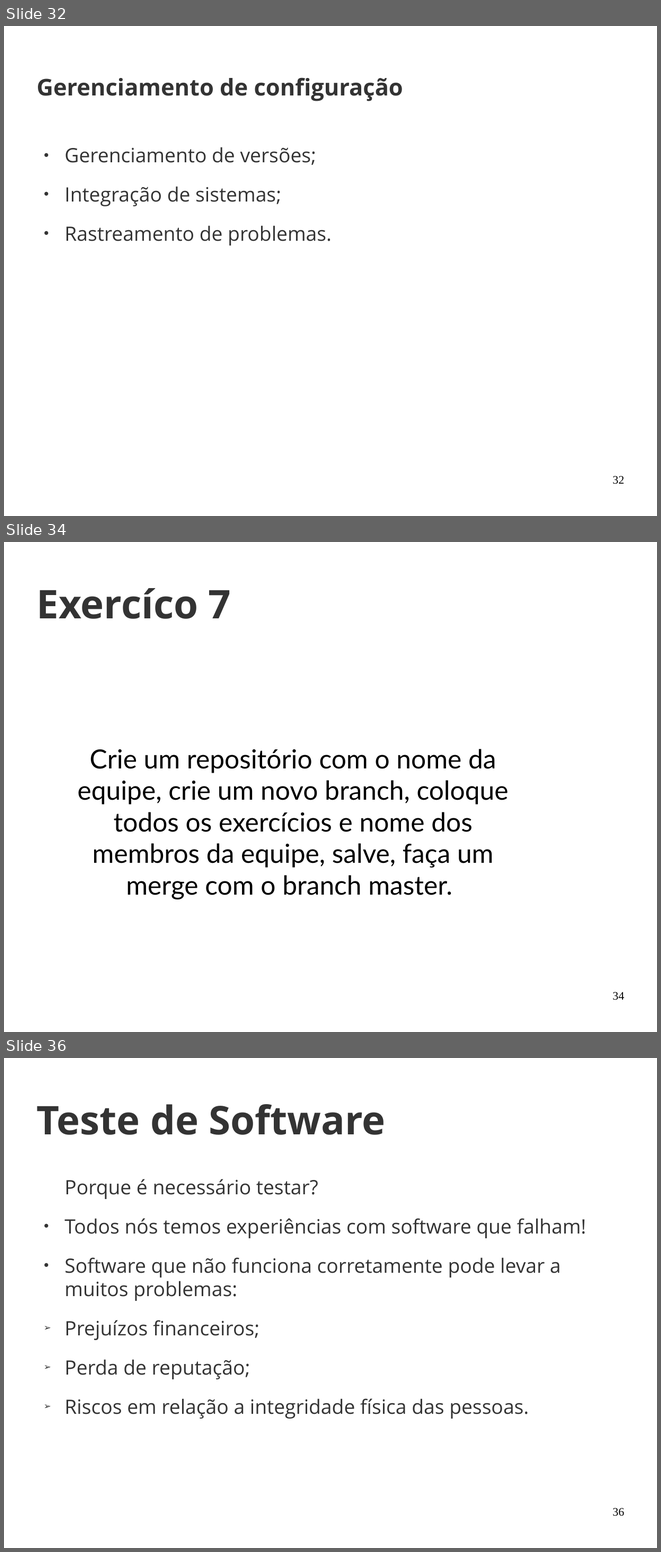
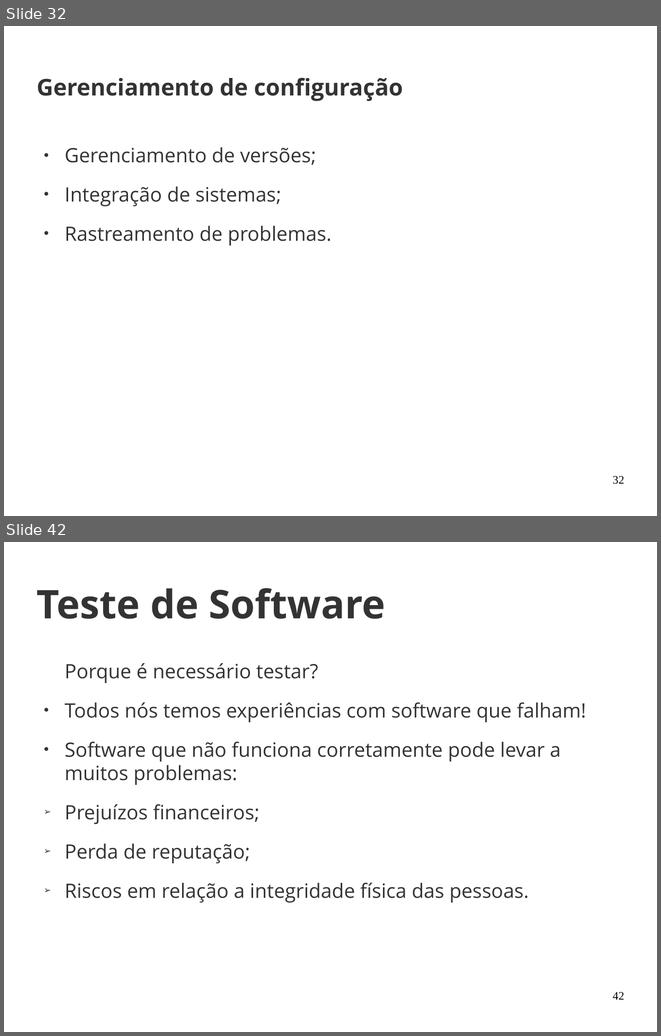
Before and after one commit to joaohelio/eng_de_software, a slide deck: Aulas/20170429/aula_2.odp. Shown one above the other, each under a label of ours: slides 32, 34 and 36 before the commit, slides 32 and 42 after it; the slides between them are not shown. The pictures are 661x1552 and 661x1036 pixels, drawn with LibreOffice and Linux fonts; fonts in the diff are those of the drawing; background and template pictures are left out. Boxes give left, top, right and bottom in pixels: in the first picture for what was removed or moved away, otherwise in the second. Text is boxed around its words. In the diff, an @@ line names an element or a change of style, - is before the commit and + after.

```diff
--- a/Aulas/20170429/aula_2.odp
+++ b/Aulas/20170429/aula_2.odp
@@ slide 34 removed at (x1=4, y1=542, x2=657, y2=1032), background picture (left out) @@
@@ title removed at (x1=37, y1=588, x2=231, y2=619) @@
-Exercíco 7
@@ subtitle removed at (x1=78, y1=749, x2=509, y2=899) @@
-Crie um repositório com o nome da equipe, crie um novo branch, coloque todos os exercícios e nome dos membros da equipe, salve, faça um merge com o branch master.
@@ page number removed at (x1=612, y1=991, x2=624, y2=1000) @@
-34
@@ what was slide 36 is now slide 42 @@
@@ page number at (x1=612, y1=991, x2=624, y2=999): text changed @@
-36
+42
```
Also in this commit, not shown: 1 slide changed, 8 slides added, 1 other slide removed.
